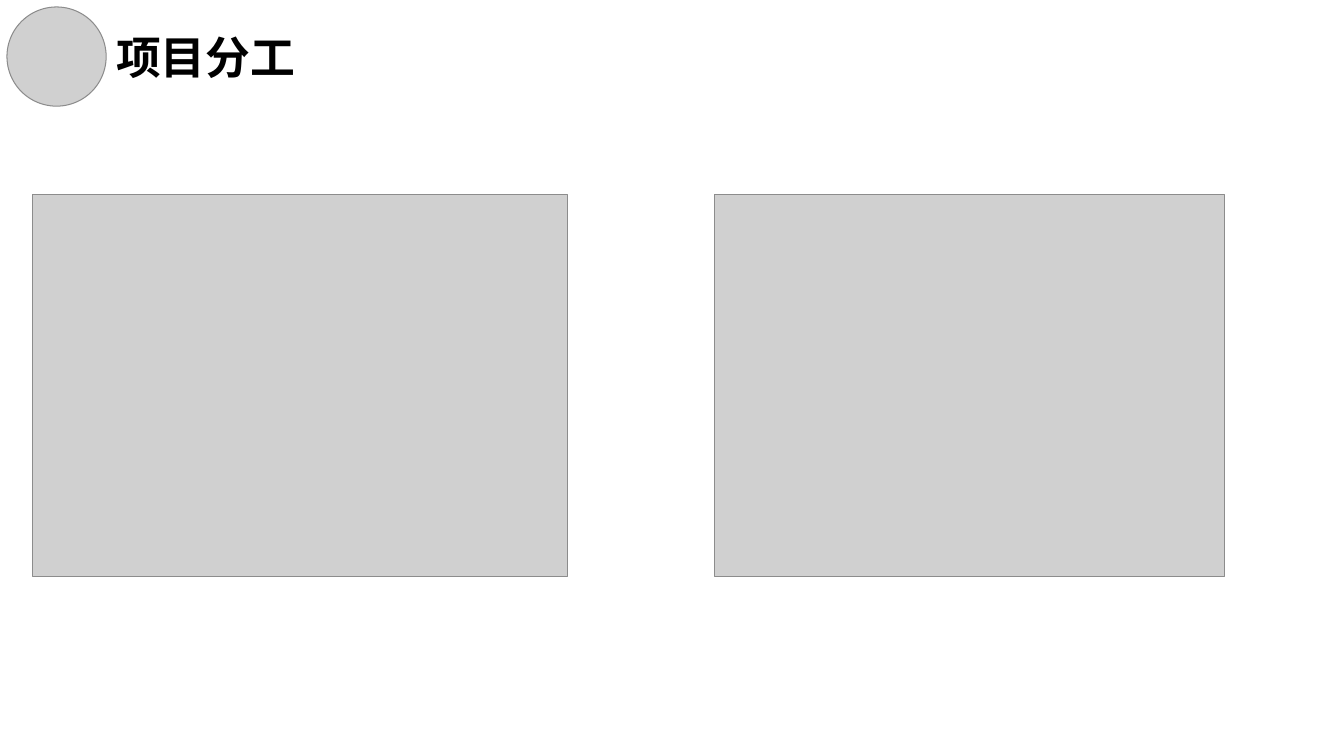
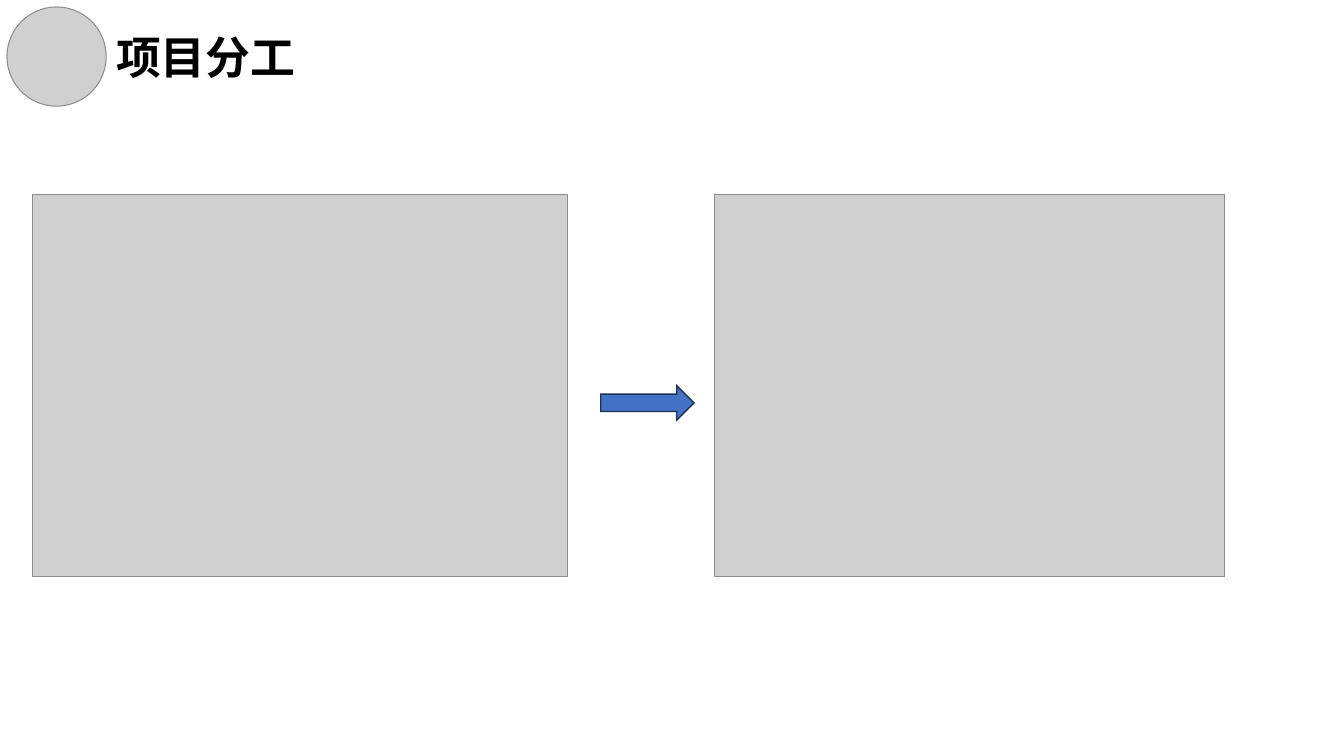
Before and after one commit to hance0601/dsp_proj, a slide deck: slide 7 of 开题报告.pptx. Drawn at 1344x756 pixels with LibreOffice and Linux fonts; fonts in the diff are those of the drawing; grey boxes stand for pictures. Boxes give left, top, right and bottom in pixels: in the first picture for what was removed or moved away, otherwise in the second. Text is boxed around its words. In the diff, an @@ line names an element or a change of style, - is before the commit and + after.

Commit message:
test

```diff
--- a/开题报告.pptx
+++ b/开题报告.pptx
@@ right arrow added at bbox=[601, 385, 695, 419], fill #4472C4, outline #1E3256 1 pt @@
```
